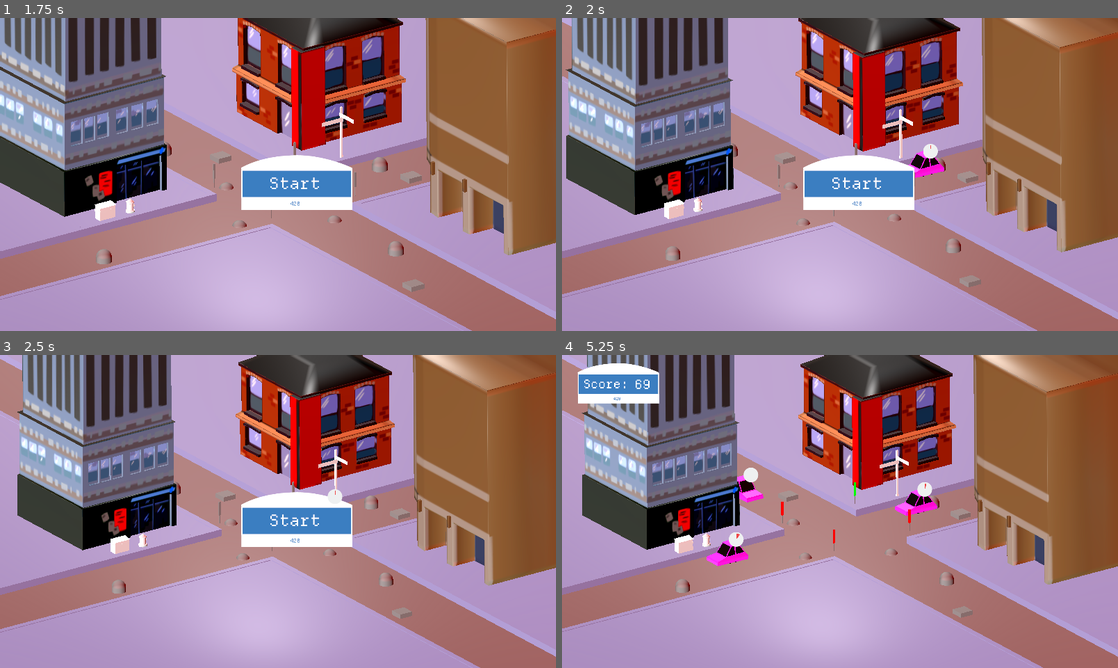
Above: before the commit, frames 1-4 (two rows, left to right).
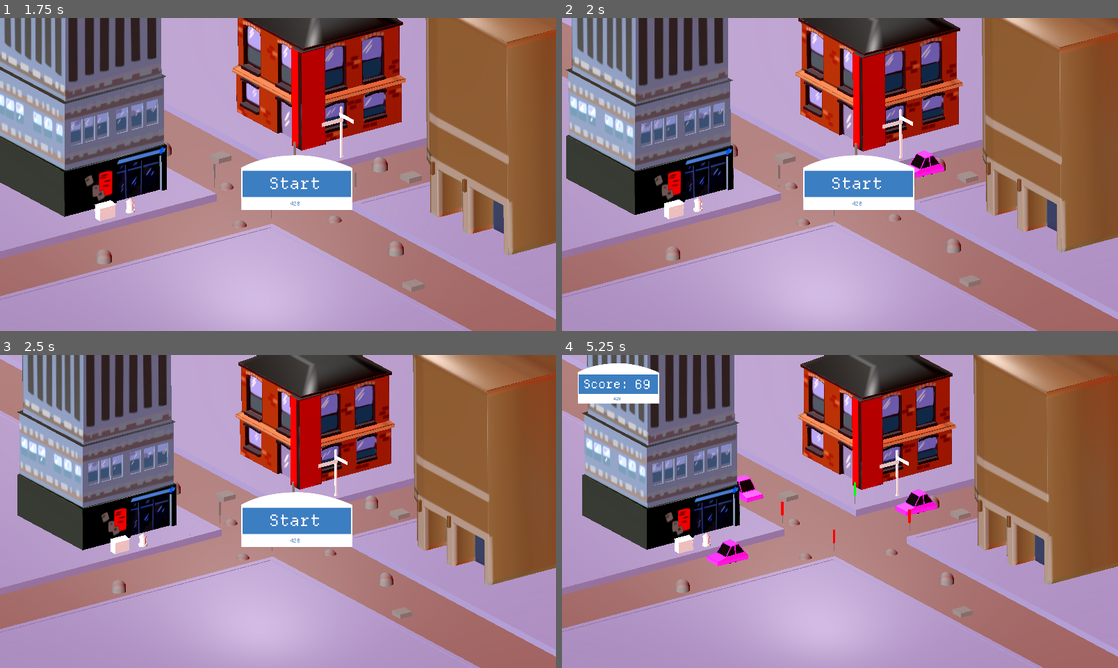
Above: after the commit, the same moments.

Repository: caizoryan/gamejam001
Game: Godot game, scene res://test_scene.tscn
Two runs of this game, one before a commit and one after it. Both use one fixed random seed, a clock stepped at 60 frames per second and the inputs below.
Inputs (mouse positions are in pixels of both pictures, inside the frame that each line leads up to):
- Up to frame 1 (1.75 s): click (294, 180) at 0.5 s; tap Enter at 1.25 s; move the mouse to (400, 158) at 1.27 s; hold Right (key_right) from 1.28 s (still down); click (400, 158) at 1.35 s
- Up to frame 2 (2 s): keep holding Right (key_right)
- Up to frame 3 (2.5 s): move the mouse to (166, 527) at 2.02 s; release Right (key_right) at 2.03 s; hold Down (key_down) from 2.03 s (still down); tap E at 2.1 s
- Up to frame 4 (5.25 s): move the mouse to (895, 442) at 2.77 s; release Down (key_down) at 2.78 s; hold Right (key_right) 2.78-3.53 s; tap one key every 0.75 s from 2.85 s: 1 2 3 4; move the mouse to (812, 574) at 3.52 s; hold Up (key_up) 3.53-4.28 s; move the mouse to (1006, 558) at 4.27 s; hold Left (key_left) from 4.28 s (still down); move the mouse to (673, 464) at 5.02 s

Frame 1 is identical in both runs. In frame 2, 0.1% of the frame differs, in the area x 65-68%, y 40-45%; in frame 3, less than 0.1%; in frame 4, 0.3%, in the area x 30-67%, y 36-62%.

Commit message:
patience on cars

Diff:
--- a/car.gd
+++ b/car.gd
@@ -46,24 +46,37 @@
 		#match event.keycode:
 			#KEY_E:
 				#play_horn()
+var oscillator_x = 0
+var dir = 1
+var max = 3
 
+func oscillate(pos: Vector2) -> Vector2:
+	oscillator_x += dir*.8
+
+	if (dir == 1):
+		if (oscillator_x > max): dir = -1
+	else: if (oscillator_x < (max*-1)): dir = 1
+	pos.x += oscillator_x
+	return pos
+
+var changed_to_red = false
+var changed_to_panic = false
 
 func _process(delta: float) -> void:
 	if progress.value > 30: progress.visible = true
-	#if progress.value > 55. && !changed_to_red:
-		#progress.texture_progress = load("res://assets/buttons/1x/prog_tex.png")
-		#changed_to_red = true
+	if progress.value > 55. && !changed_to_red:
+		progress.texture_progress = load("res://assets/buttons/1x/prog_tex.png")
+		changed_to_red = true
 		#
-	#if progress.value > 80.:
-		#progress.texture_over = load("res://assets/buttons/1x/overlay.png")
-		#changed_to_panic = true
+	if progress.value > 80.:
+		progress.texture_over = load("res://assets/buttons/1x/overlay.png")
+		changed_to_panic = true
 	#
 	progress.value += 0.05
-	print(progress.value)
 	var _pos = top.global_position
 
 	if (_pos):
 		var pos = camera.unproject_position(_pos)
 		pos.y -= 50
-		#if (progress.value > 83.): pos = oscillate(pos)
+		if (progress.value > 83.): pos = oscillate(pos)
 		progress.set_position(pos)
--- a/car.tscn
+++ b/car.tscn
@@ -3,7 +3,7 @@
 [ext_resource type="Script" uid="uid://jy2tmm5wuvwm" path="res://car.gd" id="1_ebywg"]
 [ext_resource type="PackedScene" uid="uid://cypjqtxwof0fw" path="res://assets/car_pink.glb" id="2_0p4vj"]
 [ext_resource type="Texture2D" uid="uid://bgbjbcqe82tc0" path="res://assets/buttons/1x/prog_bg.png" id="3_06lh1"]
-[ext_resource type="Texture2D" uid="uid://dyqixepy2olfe" path="res://assets/buttons/1x/prog_tex.png" id="4_td361"]
+[ext_resource type="Texture2D" uid="uid://c28cbs4608ipr" path="res://assets/buttons/1x/prog_tex_med.png" id="4_06lh1"]
 
 [node name="Car" type="CharacterBody3D" node_paths=PackedStringArray("progress", "top")]
 script = ExtResource("1_ebywg")
@@ -17,11 +17,12 @@
 transform = Transform3D(1, 0, 0, 0, 1, 0, 0, 0, 1, 0, 1.28067, -0.121017)
 
 [node name="TextureProgressBar" type="TextureProgressBar" parent="."]
+visible = false
 offset_right = 40.0
 offset_bottom = 40.0
 step = 0.01
 fill_mode = 4
 texture_under = ExtResource("3_06lh1")
-texture_progress = ExtResource("4_td361")
+texture_progress = ExtResource("4_06lh1")
 
 [editable path="skin"]
--- /dev/null
+++ b/car_duplicate.tscn
@@ -0,0 +1,27 @@
+[gd_scene load_steps=5 format=3 uid="uid://58qh3b5fagrj"]
+
+[ext_resource type="Script" uid="uid://jy2tmm5wuvwm" path="res://car.gd" id="1_clivx"]
+[ext_resource type="PackedScene" uid="uid://cypjqtxwof0fw" path="res://assets/car_pink.glb" id="2_7216k"]
+[ext_resource type="Texture2D" uid="uid://bgbjbcqe82tc0" path="res://assets/buttons/1x/prog_bg.png" id="3_cjn7l"]
+[ext_resource type="Texture2D" uid="uid://dyqixepy2olfe" path="res://assets/buttons/1x/prog_tex.png" id="4_fdmyf"]
+
+[node name="Car" type="CharacterBody3D" node_paths=PackedStringArray("progress", "top")]
+script = ExtResource("1_clivx")
+progress = NodePath("TextureProgressBar")
+top = NodePath("Node3D")
+
+[node name="skin" parent="." instance=ExtResource("2_7216k")]
+transform = Transform3D(-1, 0, -8.74228e-08, 0, 1, 0, 8.74228e-08, 0, -1, 0, 0, 0)
+
+[node name="Node3D" type="Node3D" parent="."]
+transform = Transform3D(1, 0, 0, 0, 1, 0, 0, 0, 1, 0, 1.28067, -0.121017)
+
+[node name="TextureProgressBar" type="TextureProgressBar" parent="."]
+offset_right = 40.0
+offset_bottom = 40.0
+step = 0.01
+fill_mode = 4
+texture_under = ExtResource("3_cjn7l")
+texture_progress = ExtResource("4_fdmyf")
+
+[editable path="skin"]
--- a/car_green.tscn
+++ b/car_green.tscn
@@ -1,9 +1,9 @@
-[gd_scene load_steps=3 format=3 uid="uid://cmcli2g85x1ev"]
+[gd_scene load_steps=3 format=3 uid="uid://clq783fimkxgj"]
 
 [ext_resource type="Script" uid="uid://jy2tmm5wuvwm" path="res://car.gd" id="1_5vx48"]
 [ext_resource type="PackedScene" uid="uid://cypjqtxwof0fw" path="res://assets/car_pink.glb" id="2_ef01i"]
 
-[node name="Car" type="CharacterBody3D" node_paths=PackedStringArray("progress", "top")]
+[node name="Car2" type="CharacterBody3D" node_paths=PackedStringArray("progress", "top")]
 script = ExtResource("1_5vx48")
 progress = NodePath("TextureProgressBar")
 top = NodePath("Node3D")
--- a/pink_car.tscn
+++ b/pink_car.tscn
@@ -8,7 +8,7 @@
 [sub_resource type="BoxShape3D" id="BoxShape3D_7822p"]
 size = Vector3(1.36035, 1, 2.51997)
 
-[node name="Car" type="CharacterBody3D" node_paths=PackedStringArray("progress", "top")]
+[node name="Car2" type="CharacterBody3D" node_paths=PackedStringArray("progress", "top")]
 script = ExtResource("1_ebywg")
 progress = NodePath("patience_bar")
 top = NodePath("top")
--- a/test_scene.tscn
+++ b/test_scene.tscn
@@ -14,7 +14,7 @@
 [ext_resource type="FontFile" uid="uid://bhmn30vnis3g6" path="res://assets/dep.otf" id="8_hiucn"]
 [ext_resource type="PackedScene" uid="uid://dwrl5vgowu4sk" path="res://assets/testscene02.glb" id="8_njel3"]
 [ext_resource type="Texture2D" uid="uid://dgs6i11kpxa5d" path="res://assets/testscene01_RGB.png" id="9_njel3"]
-[ext_resource type="PackedScene" uid="uid://cmcli2g85x1ev" path="res://car_green.tscn" id="14_0k8yu"]
+[ext_resource type="PackedScene" uid="uid://58qh3b5fagrj" path="res://car_duplicate.tscn" id="14_0k8yu"]
 
 [sub_resource type="PlaneMesh" id="PlaneMesh_coq8p"]
 
